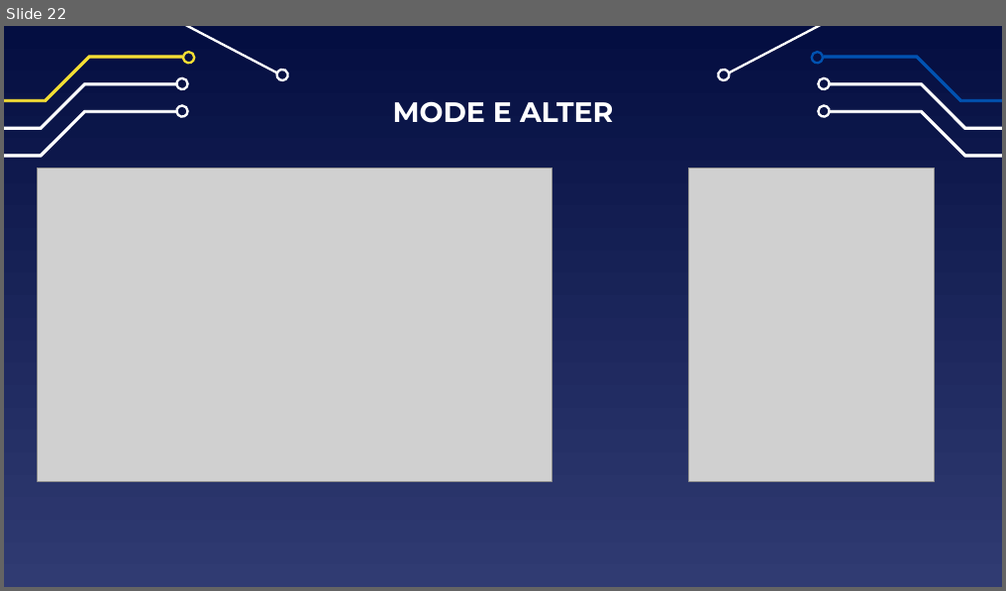
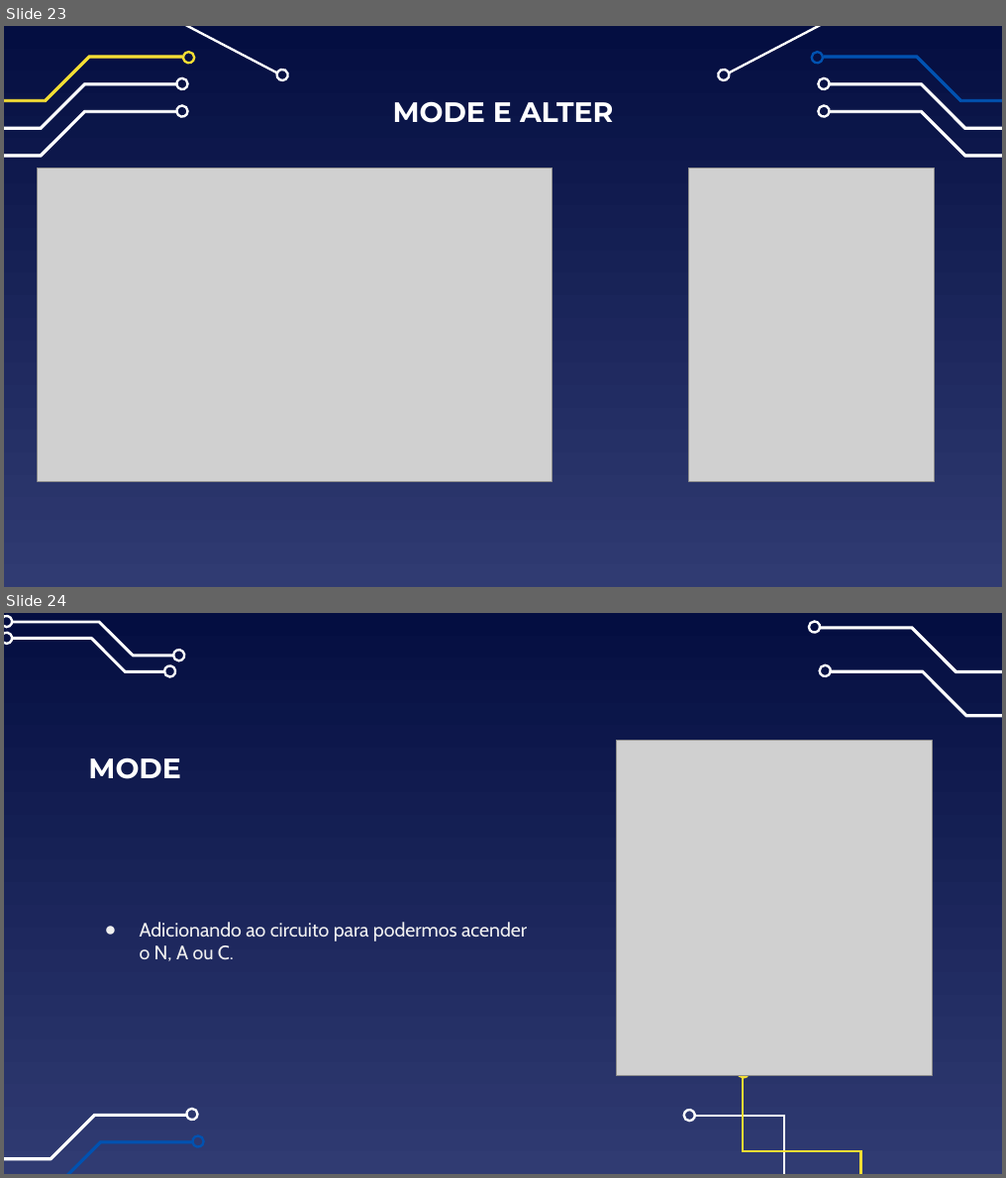
Before and after one commit to IgorTorquatto/Circuitos_Digitais, a slide deck: Trabalho_2_Circuitos_Digitais/TRABALHO - Copia.pptx. Shown one above the other, each under a label of ours: slide 22 before the commit, slides 23 and 24 after it. The pictures are 1006x591 and 1006x1178 pixels, drawn with LibreOffice and Linux fonts; fonts in the diff are those of the drawing; grey boxes stand for pictures. Boxes give left, top, right and bottom in pixels: in the first picture for what was removed or moved away, otherwise in the second. Text is boxed around its words. In the diff, an @@ line names an element or a change of style, - is before the commit and + after.

```diff
--- a/Trabalho_2_Circuitos_Digitais/TRABALHO - Copia.pptx
+++ b/Trabalho_2_Circuitos_Digitais/TRABALHO - Copia.pptx
@@ slide 24 added at box(4, 613, 1002, 1174), background gradient #040E41 to #303B72 @@
@@ group added at box(4, 614, 186, 676): 6 freeform shapes @@
@@ freeform shape added at box(809, 621, 822, 634), outline #FFFFFF 2.25 pt @@
@@ freeform shape added at box(819, 627, 1002, 672), fill #FFFFFF, outline #FFFFFF 0.75 pt @@
@@ freeform shape added at box(820, 665, 833, 678), outline #FFFFFF 2.25 pt @@
@@ freeform shape added at box(830, 670, 1002, 717), fill #FFFFFF, outline #FFFFFF 0.75 pt @@
@@ title added at box(88, 758, 180, 779), 27 pt, text #FFFFFF, bold @@
+MODE
@@ picture added at box(617, 741, 933, 1075) @@
@@ text added at box(140, 922, 527, 961), 18.7 pt, text #EFEFEF @@
+● Adicionando ao circuito para podermos acender o N, A ou C.
@@ freeform shape added at box(738, 1065, 750, 1078), outline #F5DE34 2.25 pt @@
@@ freeform shape added at box(743, 1078, 861, 1174), outline #F5DE34 2.25 pt @@
@@ freeform shape added at box(4, 1114, 187, 1160), fill #FFFFFF, outline #FFFFFF 0.75 pt @@
@@ freeform shape added at box(184, 1109, 197, 1122), outline #FFFFFF 2.25 pt @@
@@ freeform shape added at box(684, 1109, 696, 1121), outline #FFFFFF 2.25 pt @@
@@ freeform shape added at box(696, 1116, 785, 1174), outline #FFFFFF 2.25 pt @@
@@ freeform shape added at box(4, 1142, 193, 1174), fill #0152B1, outline #0152B1 0.75 pt @@
@@ freeform shape added at box(190, 1137, 203, 1149), fill #0152B1, outline #0152B1 2.25 pt @@
@@ what was slide 22 is now slide 23 @@
```
Also in this commit, not shown: 1 slide changed, 3 other slides added, 13 other files.
